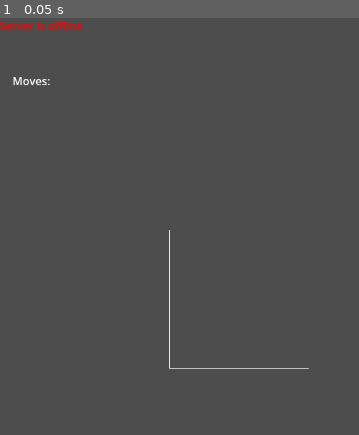
Above: before the commit, frame 1.
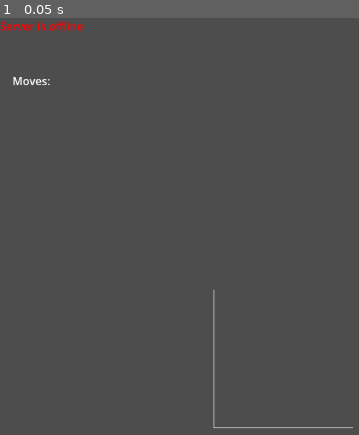
Above: after the commit, the same moment.

Repository: Rahlback/TCPGameServer
Game: Godot game, scene res://board_color_game/board_color_main.tscn
Same seed, same stepped clock (60 frames per second), same inputs: the game is played once before the commit and once after it.
Inputs:
- Up to frame 1 (0.05 s): no input

The runs differ from the first frame. In frame 1, 0.5% of the frame differs, in the area x 47-99%, y 50-99%.

Commit message:
Add scroll bars to score tracker

Diff:
--- a/board_color_game/board_color_main.tscn
+++ b/board_color_game/board_color_main.tscn
@@ -8,7 +8,6 @@
 
 [node name="Main" type="Node2D"]
 script = ExtResource("1_vbcky")
-number_of_boards_per_group = 500
 max_board_width = 20
 max_board_height = 20
 image_scale = 15
@@ -55,10 +54,10 @@
 anchors_preset = 2
 anchor_top = 1.0
 anchor_bottom = 1.0
-offset_left = 15.0
-offset_top = -341.0
-offset_right = 15.0
-offset_bottom = -341.0
+offset_left = 79.0
+offset_top = -255.0
+offset_right = 79.0
+offset_bottom = -255.0
 grow_vertical = 0
 
 [node name="BoardHolder" type="Node2D" parent="."]
--- a/board_color_game/ui/score_tracker/ScoreTracker.tscn
+++ b/board_color_game/ui/score_tracker/ScoreTracker.tscn
@@ -12,10 +12,10 @@
 wait_time = 0.1
 autostart = true
 
-[node name="StatViewer" type="HBoxContainer" parent="."]
+[node name="StatViewer" type="ScrollContainer" parent="."]
 layout_mode = 0
-offset_right = 48.0
-offset_bottom = 40.0
+offset_right = 226.0
+offset_bottom = 199.0
 
 [node name="PlayerNames" type="VBoxContainer" parent="StatViewer"]
 custom_minimum_size = Vector2(48.15, 0)
